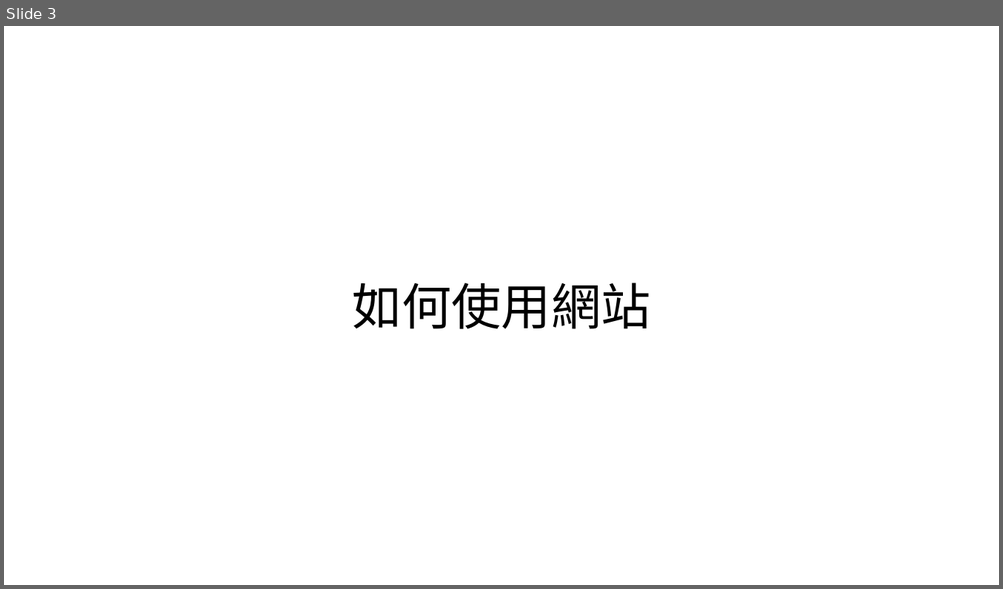
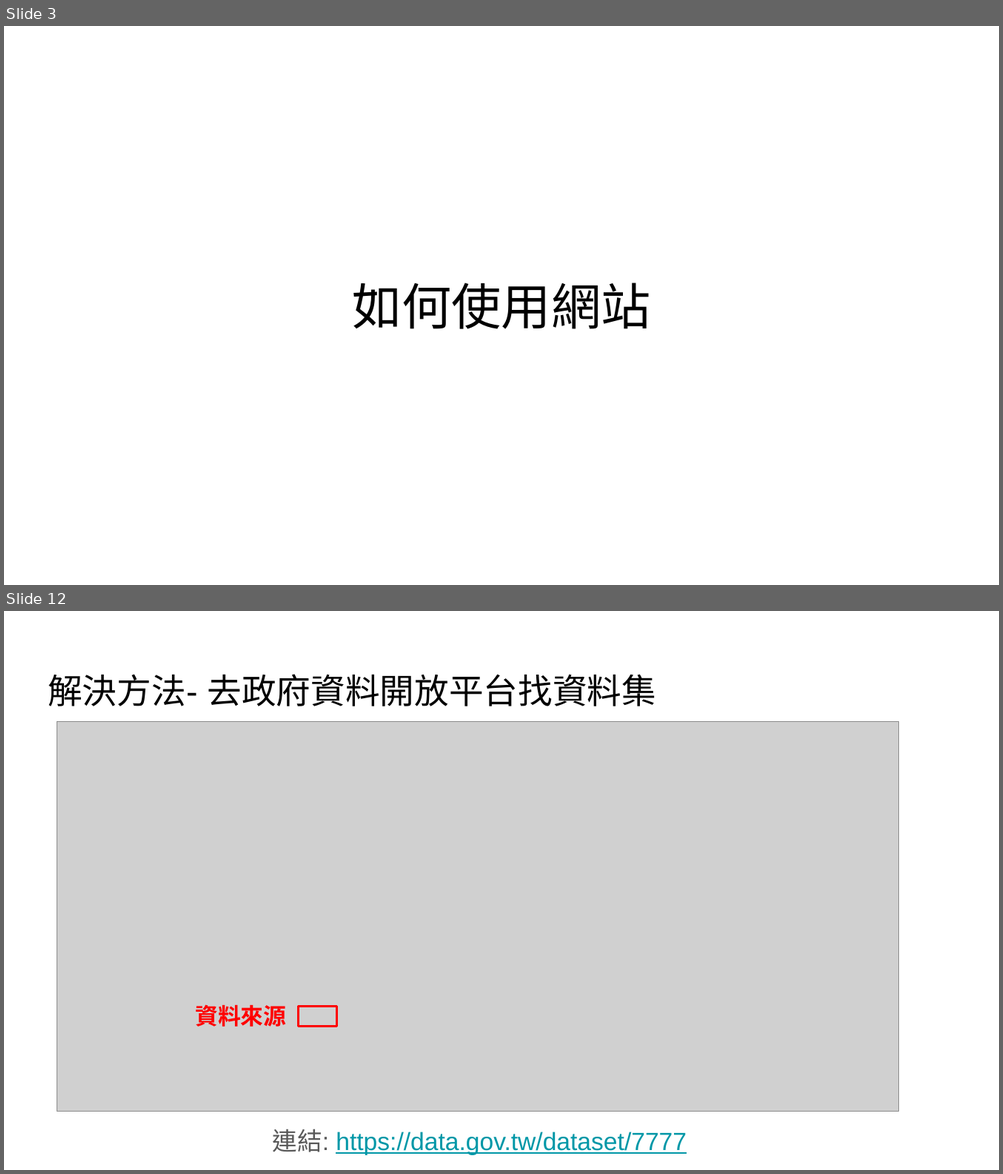
Before and after one commit to Weber0109/final-project, a slide deck: myapp/public/01257003+01257025.pptx. Shown one above the other, each under a label of ours: slide 3 before the commit, slides 3 and 12 after it; the slides between them are not shown. The pictures are 1003x589 and 1003x1174 pixels, drawn with LibreOffice and Linux fonts; fonts in the diff are those of the drawing; grey boxes stand for pictures. Boxes give left, top, right and bottom in pixels: in the first picture for what was removed or moved away, otherwise in the second. Text is boxed around its words. In the diff, an @@ line names an element or a change of style, - is before the commit and + after.

```diff
--- a/myapp/public/01257003+01257025.pptx
+++ b/myapp/public/01257003+01257025.pptx
@@ slide 12 added at <box>4,611,999,1170</box>, background #FFFFFF @@
@@ title added at <box>48,674,657,706</box>, 33.3 pt, text #000000 @@
+解決方法- 去政府資料開放平台找資料集
@@ picture added at <box>57,721,898,1111</box> @@
@@ text added at <box>195,1005,286,1027</box>, 22 pt, text #FF0000, bold @@
+資料來源
@@ rectangle added at <box>298,1006,336,1027</box>, outline #FF0000 2.25 pt @@
@@ text added at <box>273,1129,686,1156</box>, 24 pt, text #0097A7, underline @@
+連結: https://data.gov.tw/dataset/7777
```
Also in this commit, not shown: 7 slides changed, 3 other slides added, 2 slides removed, 3 other files.
